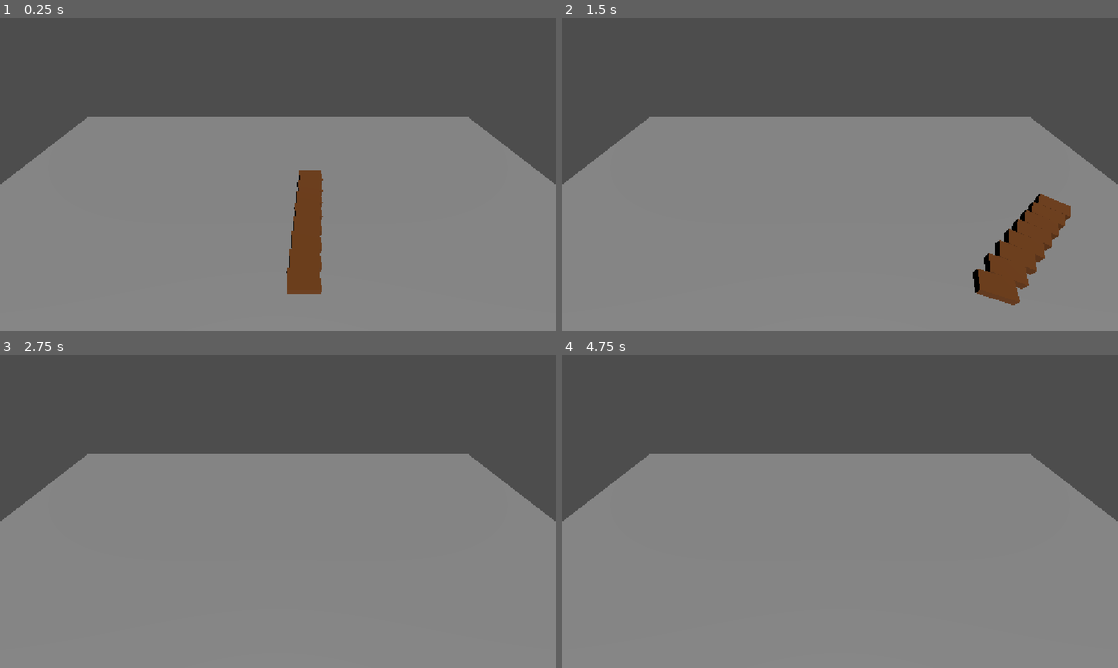
Above: before the commit, frames 1-4 (two rows, left to right).
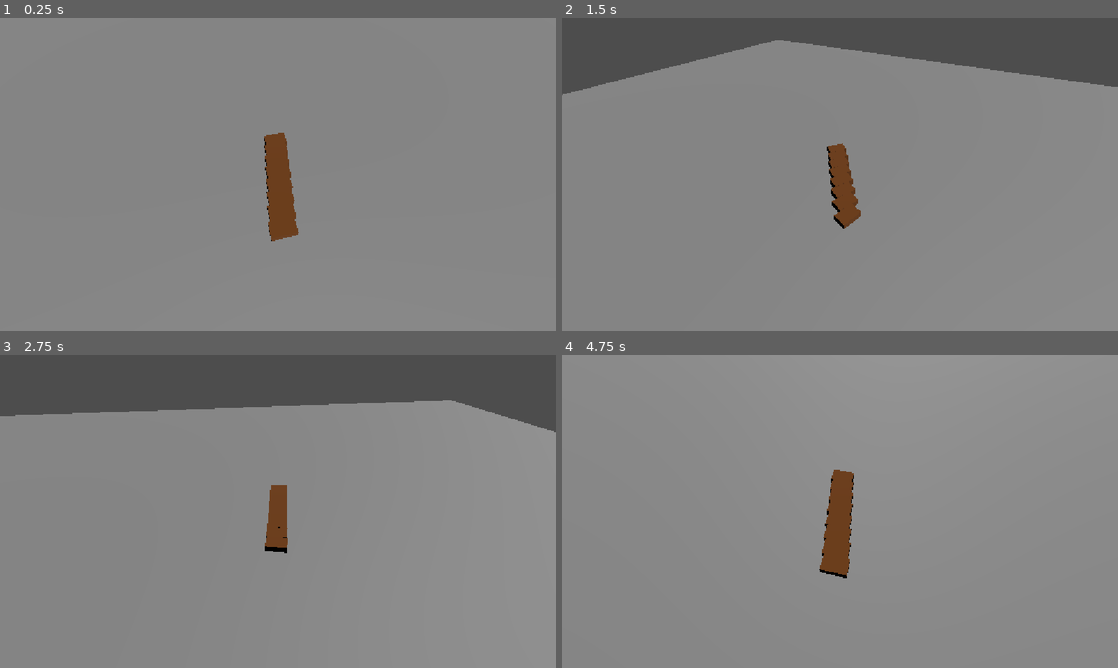
Above: after the commit, the same moments.

Repository: andremataassis/NoponyWins
Game: Godot game, scene res://Scenes/main_scene.tscn
The game is run twice, just before and just after one commit, with the same random seed, the same clock (stepped at 60 frames per second) and the same inputs.
Inputs:
- Up to frame 1 (0.25 s): no input
- Up to frame 2 (1.5 s): no input
- Up to frame 3 (2.75 s): no input
- Up to frame 4 (4.75 s): no input

The runs differ from the first frame. In frame 1, 38% of the frame differs, in the area x 0-100%, y 0-89%; in frame 2, 24%; in frame 3, 18%; in frame 4, 37%.

Commit message:
camera + organization

Diff:
--- a/no-pony-wins/Scenes/default_horse.tscn
+++ b/no-pony-wins/Scenes/default_horse.tscn
@@ -1,6 +1,6 @@
 [gd_scene format=3 uid="uid://bxr034afn4d8e"]
 
-[ext_resource type="Script" uid="uid://dtmx10pvaffn0" path="res://horse_movement.gd" id="1_nsm0p"]
+[ext_resource type="Script" uid="uid://dtmx10pvaffn0" path="res://Scripts/horse_movement.gd" id="1_nsm0p"]
 
 [sub_resource type="StandardMaterial3D" id="StandardMaterial3D_jv6wh"]
 albedo_color = Color(0.45183837, 0.24408185, 0.058032535, 1)
--- a/no-pony-wins/Scenes/main_scene.tscn
+++ b/no-pony-wins/Scenes/main_scene.tscn
@@ -1,15 +1,17 @@
 [gd_scene format=3 uid="uid://p6y218jucqe3"]
 
-[ext_resource type="Script" uid="uid://dblstm862mruk" path="res://Scenes/horse_spawner.gd" id="1_52fb6"]
+[ext_resource type="Script" uid="uid://dblstm862mruk" path="res://Scripts/horse_spawner.gd" id="1_52fb6"]
+[ext_resource type="Script" uid="uid://fbp8bsrv5p8r" path="res://Scripts/camera_movement.gd" id="1_jv6wh"]
 [ext_resource type="PackedScene" uid="uid://ccei4waql30d3" path="res://Scenes/horse_tracks.tscn" id="2_6l7je"]
 
 [sub_resource type="PlaneMesh" id="PlaneMesh_g4v7s"]
-size = Vector2(20, 20)
+size = Vector2(50, 50)
 
 [node name="MainScene" type="Node3D" unique_id=564690262]
 
 [node name="Camera3D" type="Camera3D" parent="." unique_id=1286310594]
-transform = Transform3D(1, 0, 0, 0, 0.70710677, 0.7071068, 0, -0.7071068, 0.70710677, 0, 5.451767, -0.31814575)
+transform = Transform3D(1, 0, 0, 0, 0.49999994, 0.8660254, 0, -0.8660254, 0.49999994, 0, 6, 0)
+script = ExtResource("1_jv6wh")
 
 [node name="GroundMesh" type="MeshInstance3D" parent="." unique_id=408657012]
 mesh = SubResource("PlaneMesh_g4v7s")
--- /dev/null
+++ b/no-pony-wins/Scripts/camera_movement.gd
@@ -0,0 +1,23 @@
+extends Node
+
+@onready var camera: Camera3D = $"."
+@onready var horse_tracks: Node3D = $"../HorseTracks"
+var target: Node3D = null
+
+# Called when the node enters the scene tree for the first time.
+func _ready() -> void:
+	# target just had to be something man idk
+	# not even being used tbh
+	target = horse_tracks
+
+# Called every frame. 'delta' is the elapsed time since the previous frame.
+func _process(_delta: float) -> void:
+	# change to target.global_position once lead horse input is figured out
+	# currently fixated on horse 4
+	camera.look_at(horse_tracks.get_child(4).get_child(0).global_position)
+
+# called from other script with $Camera3D.switch_target(new_node)
+# or $camera_movement.switch_target(new_node), idrk
+# meant to track lead horse, idk if that's happening
+func switch_target(new_target: Node3D) -> void:
+	target = new_target
--- a/no-pony-wins/horse_movement.gd
+++ b/no-pony-wins/Scripts/horse_movement.gd
@@ -13,14 +13,14 @@
 	path_follow_3d.progress_ratio += move_speed * delta
 
 # these guys are called from the crosshair script (to be added)
-func _bomb() -> void:
+func bomb() -> void:
 	move_speed = 0.001
 
-func _end_bomb() -> void:
+func end_bomb() -> void:
 	move_speed = 0.1
 
-func _jetpack() -> void:
+func jetpack() -> void:
 	move_speed = 1.0
 
-func _end_jetpack() -> void:
+func end_jetpack() -> void:
 	move_speed = .01
--- a/no-pony-wins/Scenes/horse_spawner.gd
+++ b/no-pony-wins/Scripts/horse_spawner.gd
@@ -3,18 +3,14 @@
 const DEFAULT_HORSE = preload("uid://bxr034afn4d8e")
 @export var tracks : Node3D
 
-
 # Called when the node enters the scene tree for the first time.
 func _ready() -> void:
-
+	#instantiate horses
 	for i in tracks.get_children():
 		var horse_instance = DEFAULT_HORSE.instantiate()
 		i.add_child(horse_instance)
-		print (str(horse_instance.scale))
-		# this may need to change, horses need to be child-ed under paths
-		#horse_instance.global_position = global_position + Vector3(0, 0, i * -1);
 
 
 # Called every frame. 'delta' is the elapsed time since the previous frame.
-func _process(delta: float) -> void:
+func _process(_delta: float) -> void:
 	pass
--- /dev/null
+++ b/no-pony-wins/Scripts/race.gd
@@ -0,0 +1,21 @@
+extends Node
+
+@onready var camera: Camera3D = $Camera3D
+@onready var horse_tracks: Node3D = $HorseTracks
+
+# handle all race stuff here
+# specifically, i'm thinking:
+# - lead horse tracking / win
+# - input handling
+# - perhaps item meter
+
+
+# Called when the node enters the scene tree for the first time.
+func _ready() -> void:
+	# fix camera on horse 4, may or may not be implemented
+	#camera.switch_target(horse_tracks.get_child(4).get_child(0))
+	pass
+
+# Called every frame. 'delta' is the elapsed time since the previous frame.
+func _process(delta: float) -> void:
+	pass
Not shown, added: no-pony-wins/Scripts/camera_movement.gd.uid
Renamed: no-pony-wins/horse_movement.gd.uid -> no-pony-wins/Scripts/horse_movement.gd.uid
Renamed: no-pony-wins/Scenes/horse_spawner.gd.uid -> no-pony-wins/Scripts/horse_spawner.gd.uid
Not shown, added: no-pony-wins/Scripts/race.gd.uid
